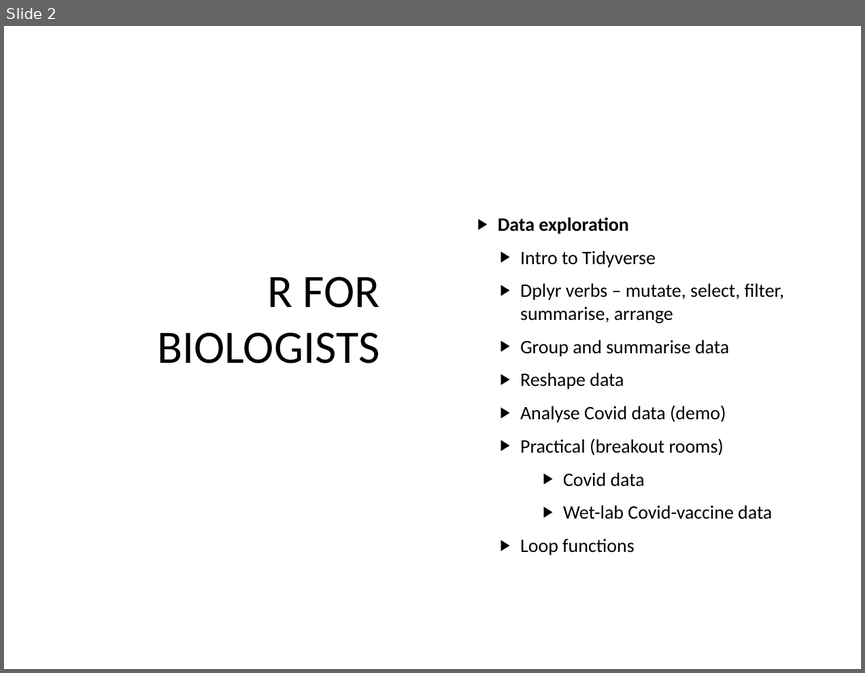
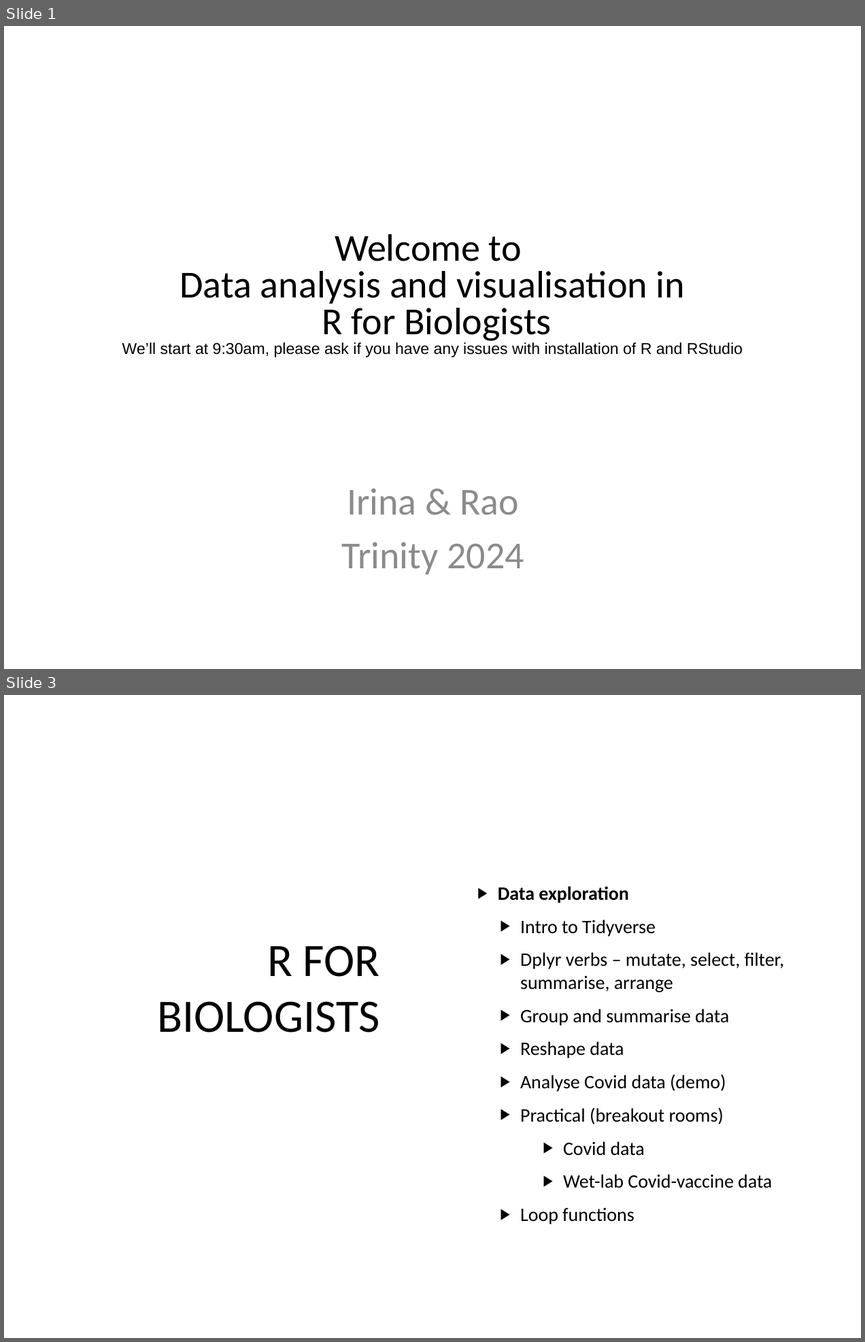
Before and after one commit to sraorao/data_analysis_visualisation_R_TT2024, a slide deck: powerpoint files/Session1.pptx. Shown one above the other, each under a label of ours: slide 2 before the commit, slides 1 and 3 after it; the slides between them are not shown. The pictures are 865x673 and 865x1342 pixels, drawn with LibreOffice and Linux fonts; fonts in the diff are those of the drawing. Boxes give left, top, right and bottom in pixels: in the first picture for what was removed or moved away, otherwise in the second. Text is boxed around its words. In the diff, an @@ line names an element or a change of style, - is before the commit and + after.

```diff
--- a/powerpoint files/Session1.pptx
+++ b/powerpoint files/Session1.pptx
@@ slide 1 added at (4,26,861,669), background #FFFFFF @@
@@ text added at (122,234,742,357), 13.1 pt, text #000000 @@
+Welcome to
+Data analysis and visualisation in
+R for Biologists
+We’ll start at 9:30am, please ask if you have any issues with installation of R and RStudio
@@ text added at (341,488,524,574), 32 pt, text #8B8B8B @@
+Irina & Rao
+Trinity 2024
@@ what was slide 2 is now slide 3 @@
```
Also in this commit, not shown: 3 slides changed, 8 other files.
